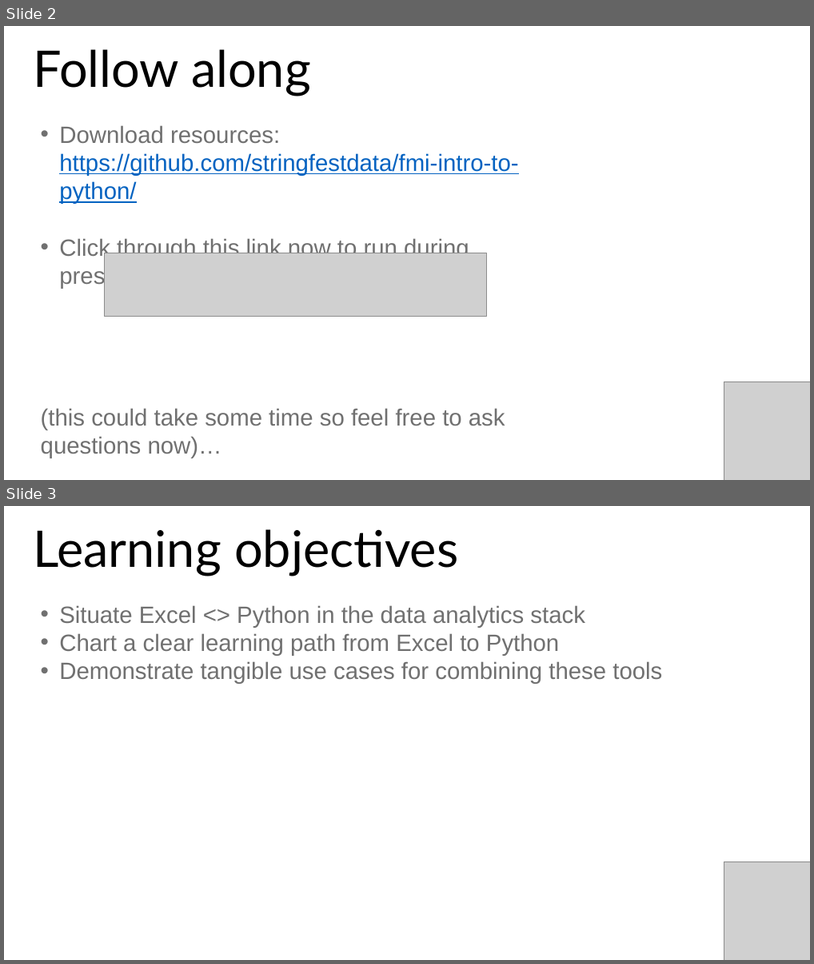
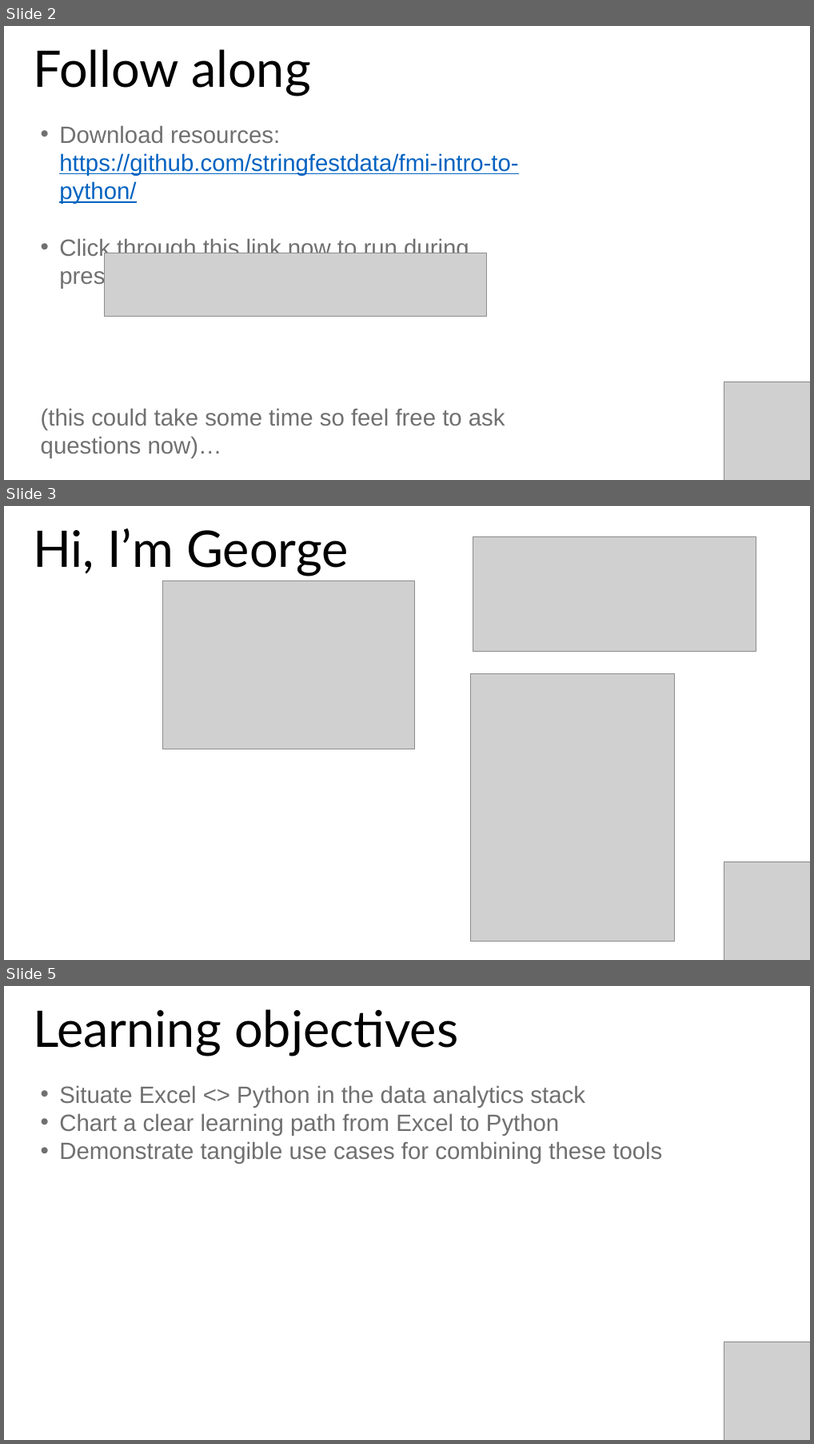
Before and after one commit to stringfestdata/fmi-intro-to-python, a slide deck: fmi-intro-to-python.pptx. Shown one above the other, each under a label of ours: slides 2 and 3 before the commit, slides 2, 3 and 5 after it; the slides between them are not shown. The pictures are 814x964 and 814x1444 pixels, drawn with LibreOffice and Linux fonts; fonts in the diff are those of the drawing; grey boxes stand for pictures. Boxes give left, top, right and bottom in pixels: in the first picture for what was removed or moved away, otherwise in the second. Text is boxed around its words. In the diff, an @@ line names an element or a change of style, - is before the commit and + after.

```diff
--- a/fmi-intro-to-python.pptx
+++ b/fmi-intro-to-python.pptx
@@ slide 3 added at <box>4,506,810,960</box>, background #FFFFFF @@
@@ text added at <box>33,528,348,576</box>, 60 pt, text #000000 @@
+Hi, I’m George
@@ picture added at <box>474,537,757,651</box> @@
@@ picture added at <box>162,580,414,748</box> @@
@@ picture added at <box>470,673,675,941</box> @@
@@ picture added at <box>725,861,810,960</box> @@
@@ what was slide 3 is now slide 5 @@
```
Also in this commit, not shown: 1 other slide added.
